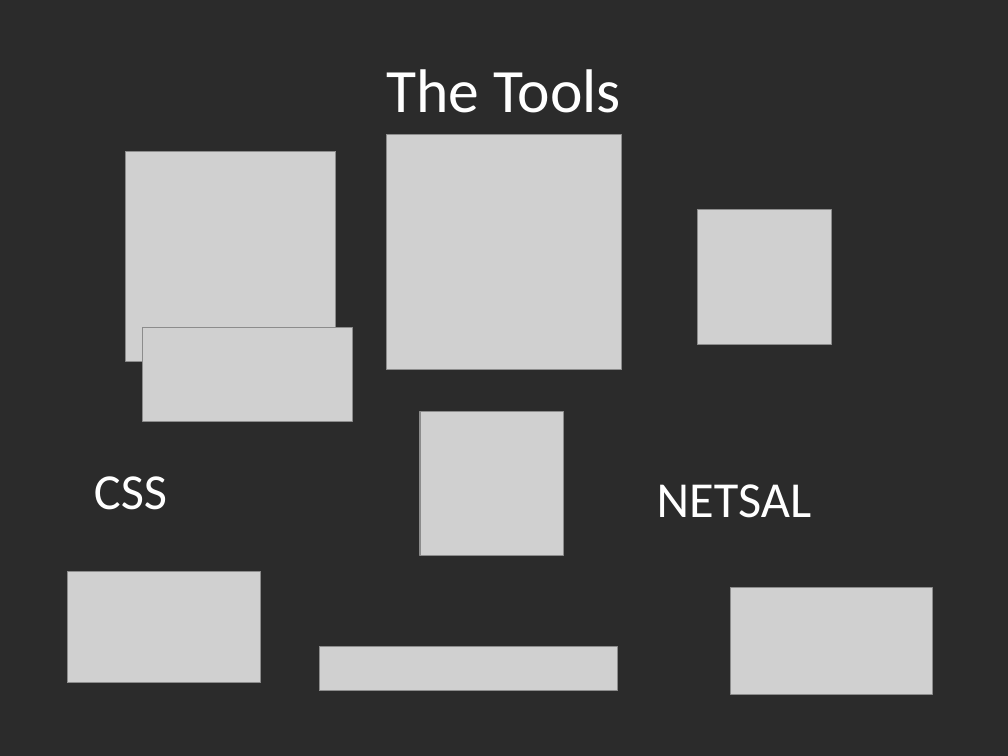
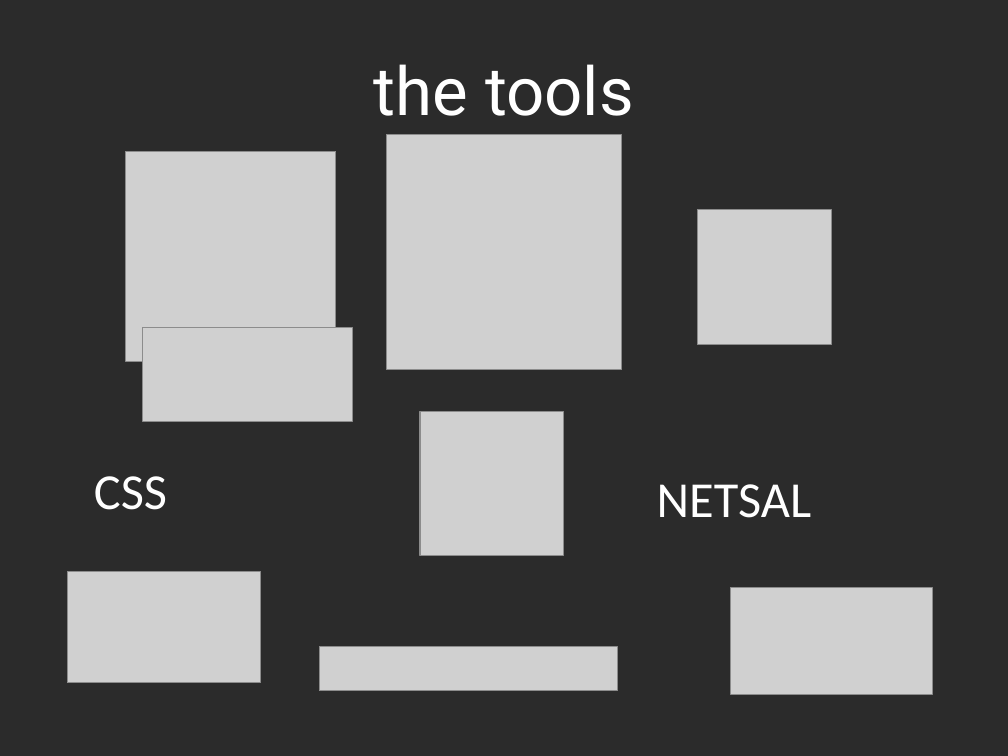
Before and after one commit to charlesmadere/Jiminy-Cricket, a slide deck: slide 4 of documents/Final Presentation.ppt. Drawn at 1008x756 pixels with LibreOffice and Linux fonts; fonts in the diff are those of the drawing; grey boxes stand for pictures; background and template pictures are left out; a plain dark background stands for a picture behind light text. Boxes give left, top, right and bottom in pixels: in the first picture for what was removed or moved away, otherwise in the second. Text is boxed around its words. In the diff, an @@ line names an element or a change of style, - is before the commit and + after.

```diff
--- a/documents/Final Presentation.ppt
+++ b/documents/Final Presentation.ppt
@@ title at [374,64,634,116]: text changed; size 44 to 48 pt; font Calibri to Roboto @@
-The Tools
+the tools
```
Also in this commit, not shown: 6 other slides changed, 3 other files.
